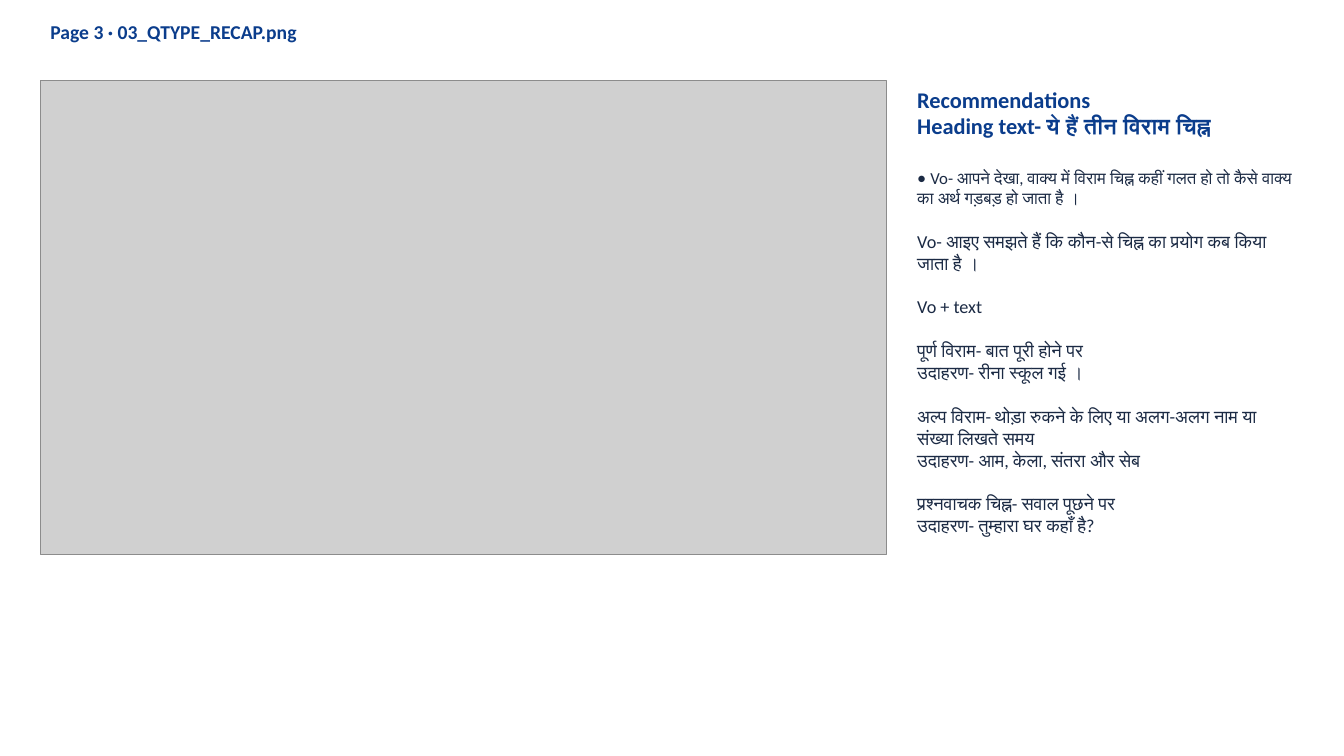
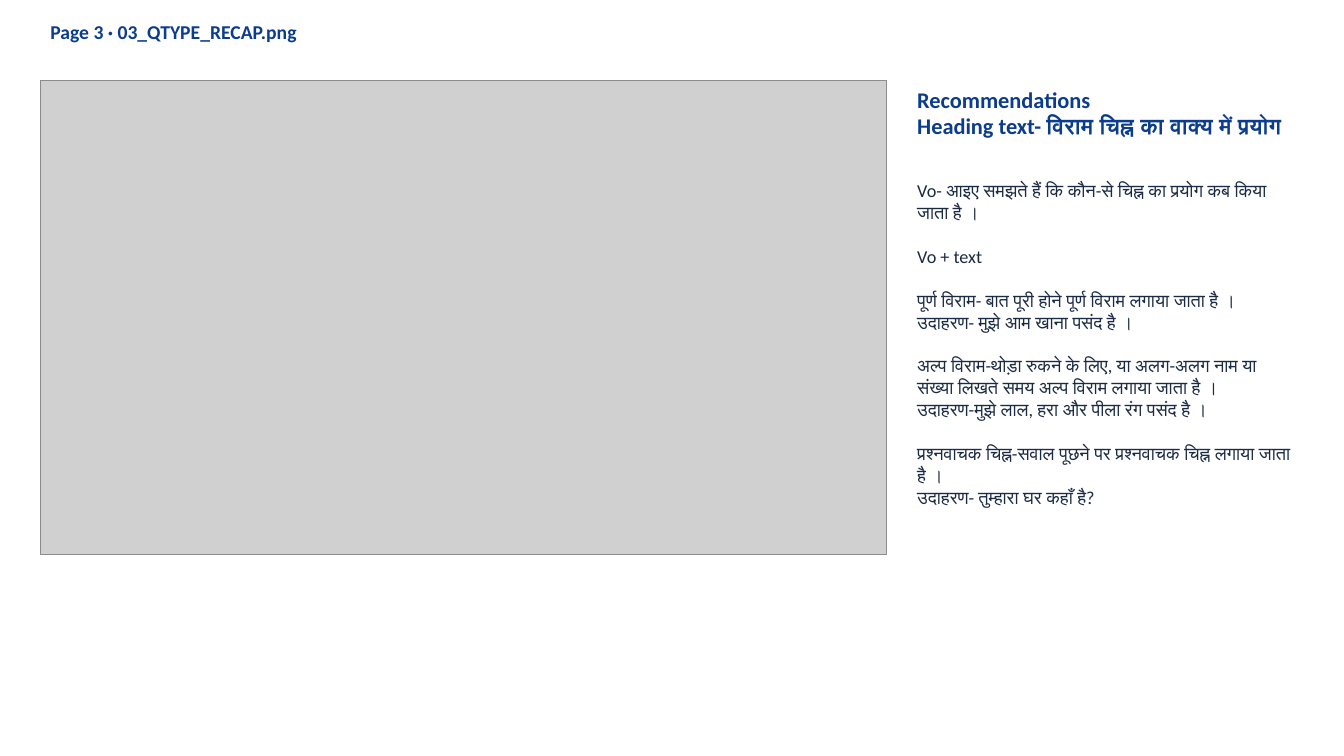
Before and after one commit to 25606mohnish2020-commits/HI02H12_L01_S01, a slide deck: slide 8 of HI02H12_L01_S01_dist-20261019T060950Z-1-001/HI02H12_L01_S01_dist/HI02H12_L01_S01_review.pptx (slide 7 before the commit). Drawn at 1344x756 pixels with LibreOffice and Linux fonts; fonts in the diff are those of the drawing; grey boxes stand for pictures. Boxes give left, top, right and bottom in pixels: in the first picture for what was removed or moved away, otherwise in the second. Text is boxed around its words. In the diff, an @@ line names an element or a change of style, - is before the commit and + after.

```diff
--- a/HI02H12_L01_S01_dist-20261019T060950Z-1-001/HI02H12_L01_S01_dist/HI02H12_L01_S01_review.pptx
+++ b/HI02H12_L01_S01_dist-20261019T060950Z-1-001/HI02H12_L01_S01_dist/HI02H12_L01_S01_review.pptx
@@ text at (917, 117, 1281, 138): text changed; size 12 to 16 pt; text colour #1B2A44 to #0B3D8C; bold on @@
-Heading text- ये हैं तीन विराम चिह्न
-• Vo- आपने देखा, वाक्य में विराम चिह्न कहीं गलत हो तो कैसे वाक्य का अर्थ गड़बड़ हो जाता है ।
+Heading text- विराम चिह्न का वाक्य में प्रयोग
@@ text at (917, 293, 1290, 483): text changed @@
-पूर्ण विराम- बात पूरी होने पर
-उदाहरण- रीना स्कूल गई ।
-अल्प विराम- थोड़ा रुकने के लिए या अलग-अलग नाम या संख्या लिखते समय
-उदाहरण- आम, केला, संतरा और सेब
-प्रश्नवाचक चिह्न- सवाल पूछने पर
+पूर्ण विराम- बात पूरी होने पूर्ण विराम लगाया जाता है ।
+उदाहरण- मुझे आम खाना पसंद है ।
+अल्प विराम-थोड़ा रुकने के लिए, या अलग-अलग नाम या संख्या लिखते समय अल्प विराम लगाया जाता है ।
+उदाहरण-मुझे लाल, हरा और पीला रंग पसंद है ।
+प्रश्नवाचक चिह्न-सवाल पूछने पर प्रश्नवाचक चिह्न लगाया जाता है ।
```
Also in this commit, not shown: 14 other slides changed, 2 slides added, 1 slide removed, 1 other file.
